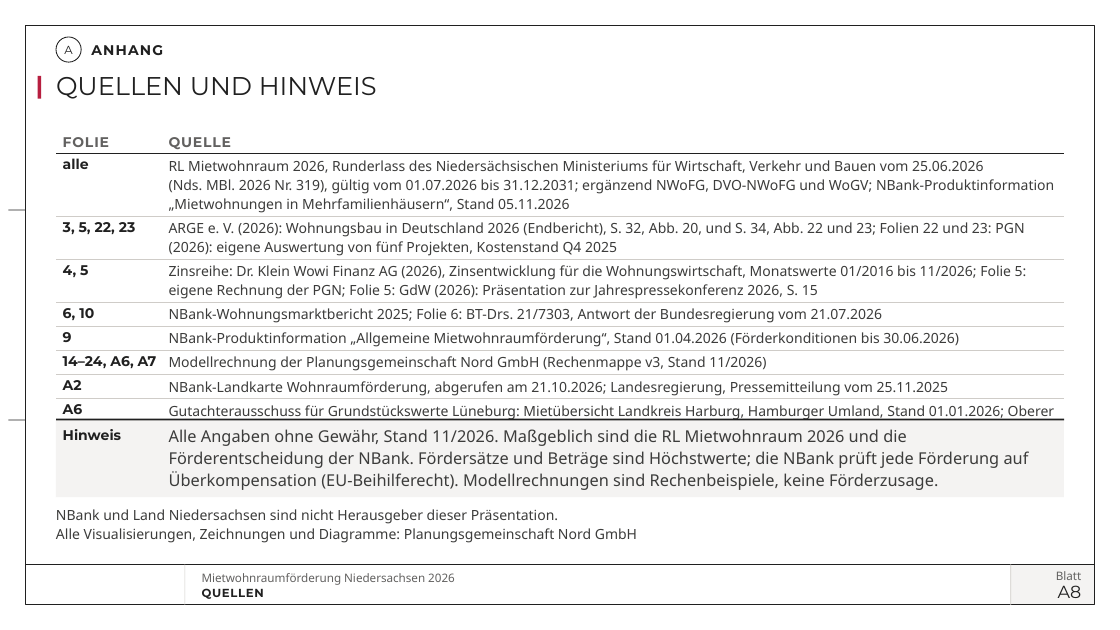
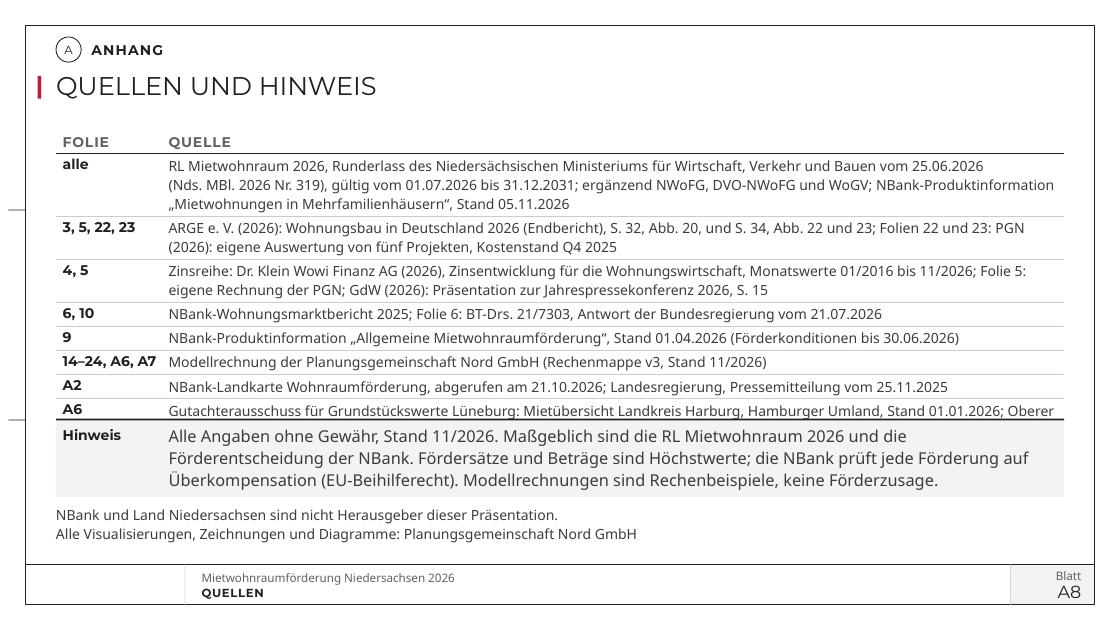
Before and after one commit to vgedaschko/NBank, a slide deck: slide 37 of praesentation/dist/PGN-Mietwohnraumfoerderung-Niedersachsen-2026-Vortrag.pptx. Drawn at 1120x630 pixels with LibreOffice and Linux fonts; fonts in the diff are those of the drawing; background and template pictures are left out. Boxes give left, top, right and bottom in pixels: in the first picture for what was removed or moved away, otherwise in the second. Text is boxed around its words. In the diff, an @@ line names an element or a change of style, - is before the commit and + after.

```diff
--- a/praesentation/dist/PGN-Mietwohnraumfoerderung-Niedersachsen-2026-Vortrag.pptx
+++ b/praesentation/dist/PGN-Mietwohnraumfoerderung-Niedersachsen-2026-Vortrag.pptx
@@ table at (56, 126, 1065, 443) @@
-row 4, column 2: Zinsreihe: Dr. Klein Wowi Finanz AG (2026), Zinsentwicklung für die Wohnungswirtschaft, Monatswerte 01/2016 bis 11/2026; Folie 5: eigene Rechnung der PGN; Folie 5: GdW (2026): Präsentation zur Jahrespressekonferenz 2026, S. 15
+row 4, column 2: Zinsreihe: Dr. Klein Wowi Finanz AG (2026), Zinsentwicklung für die Wohnungswirtschaft, Monatswerte 01/2016 bis 11/2026; Folie 5: eigene Rechnung der PGN; GdW (2026): Präsentation zur Jahrespressekonferenz 2026, S. 15
```
Also in this commit, not shown: 5 other slides changed, 14 other files.
